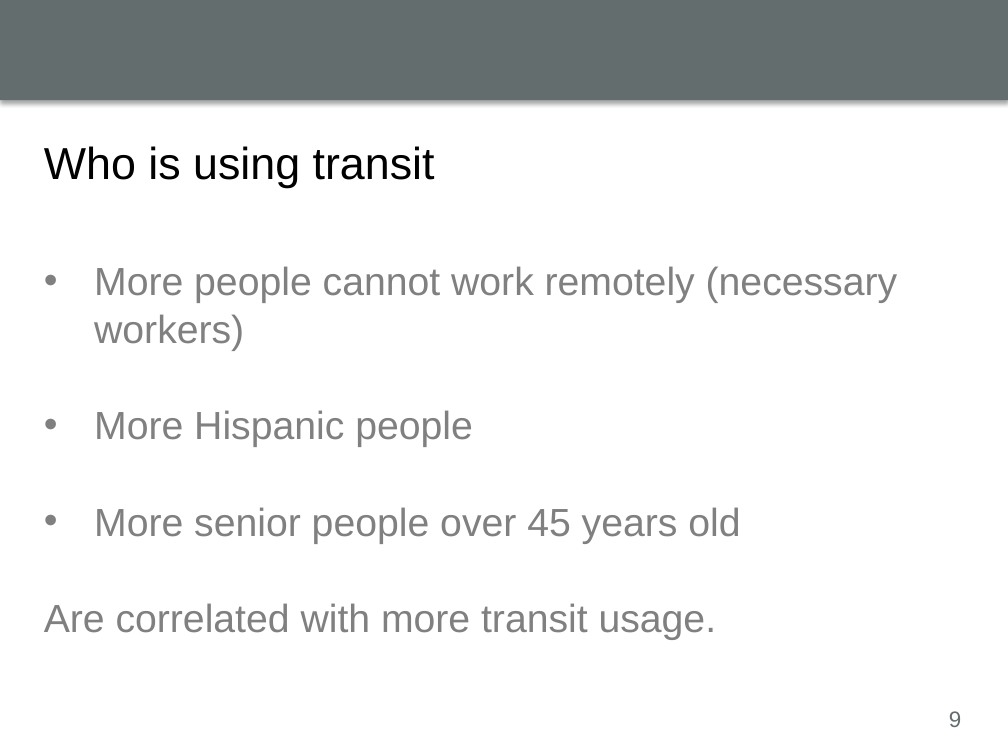
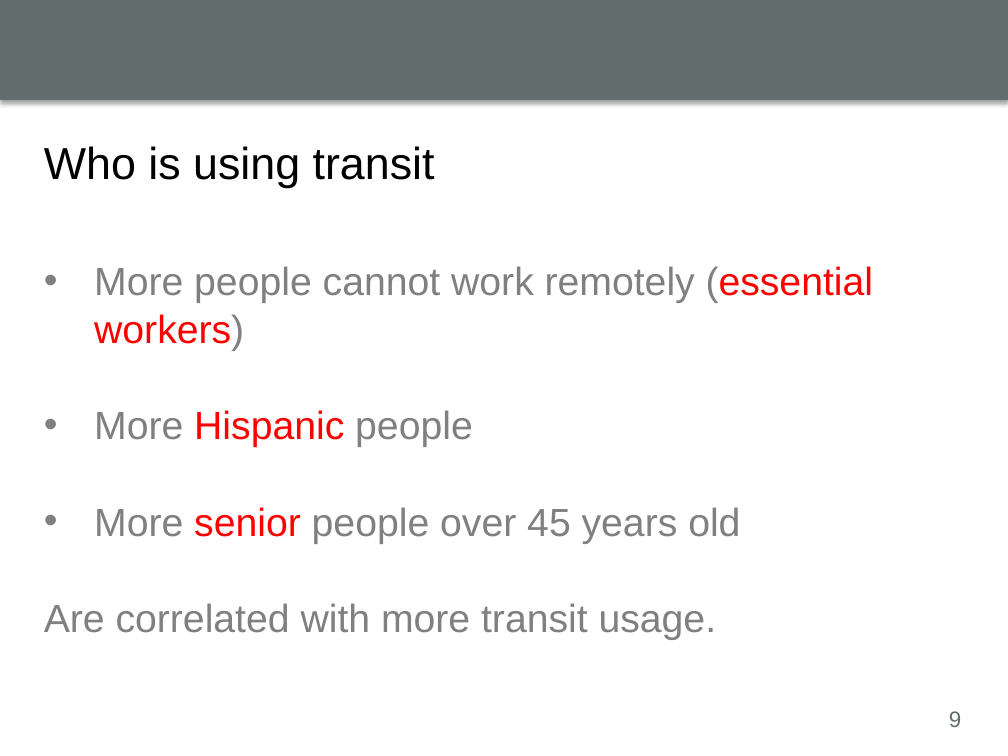
Before and after one commit to luyuliu/COVID-Transit-Demand, a slide deck: slide 9 of doc/lightning_talk.pptx. Drawn at 1008x756 pixels with LibreOffice and Linux fonts; fonts in the diff are those of the drawing; background and template pictures are left out. Boxes give left, top, right and bottom in pixels: in the first picture for what was removed or moved away, otherwise in the second. Text is boxed around its words. In the diff, an @@ line names an element or a change of style, - is before the commit and + after.

```diff
--- a/doc/lightning_talk.pptx
+++ b/doc/lightning_talk.pptx
@@ text at [94, 266, 873, 351]: text changed @@
-• More people cannot work remotely (necessary workers)
+• More people cannot work remotely (essential workers)
@@ text at [94, 410, 740, 544]: text colour #808080 to #FF0000 in "Hispanic", "senior" @@
```
Also in this commit, not shown: 5 other slides changed.
